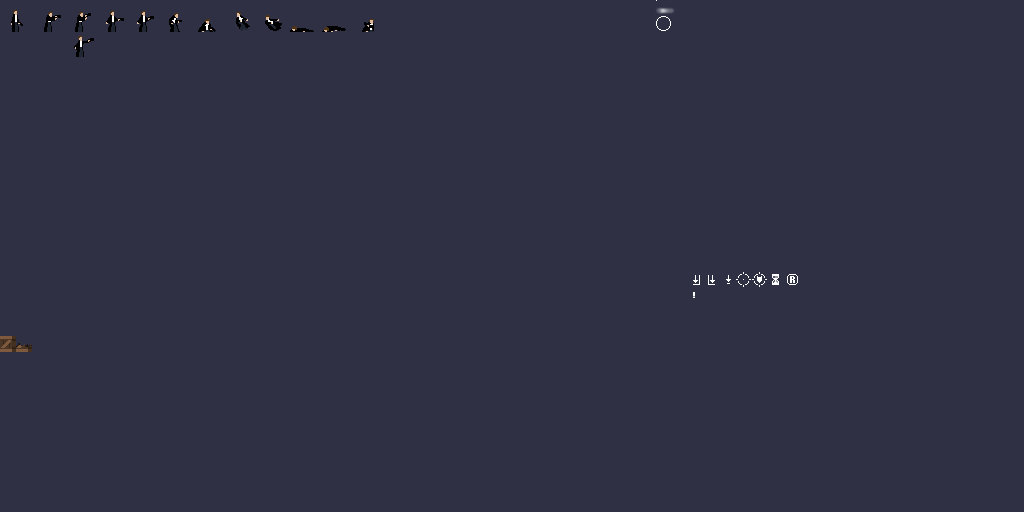
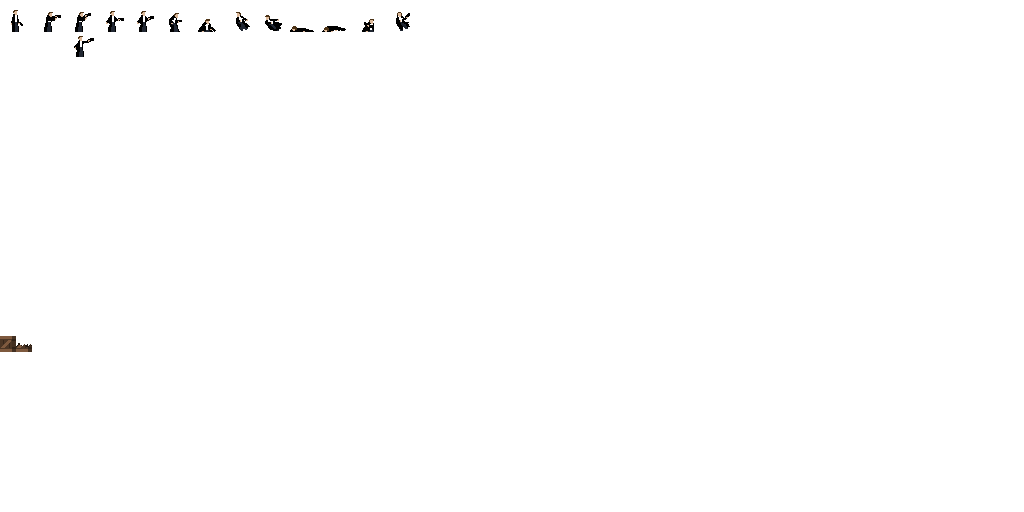
The second 1024x512 image is a revision of the first. Changes to its layers:
painted on "tiles" over [left=396, top=12, right=410, bottom=31]
hid "bg" over [left=0, top=0, right=1024, bottom=512]
